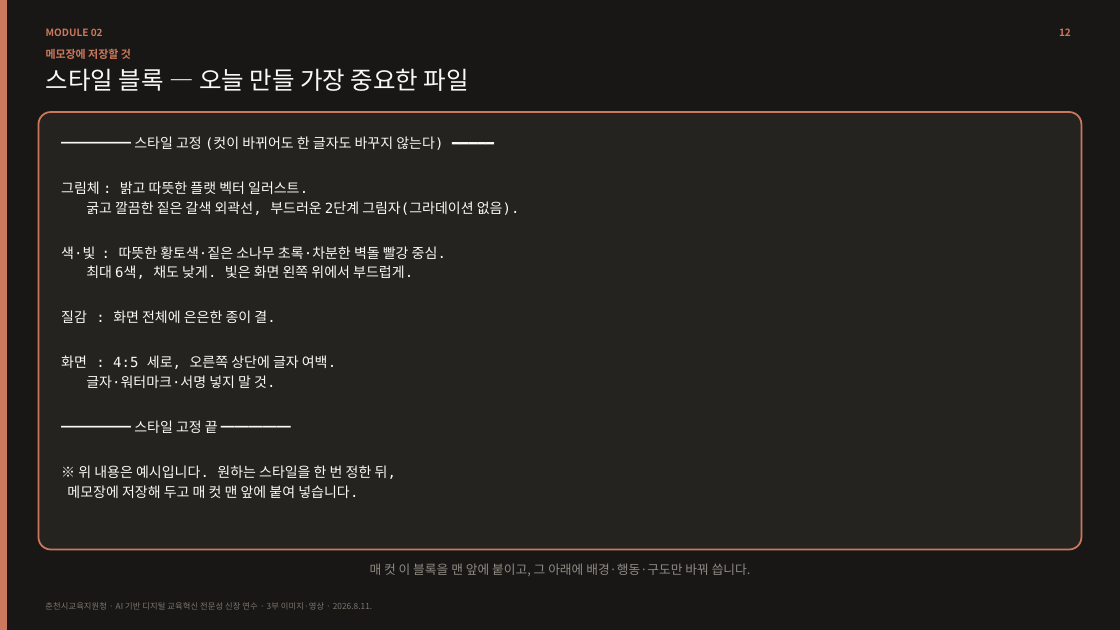
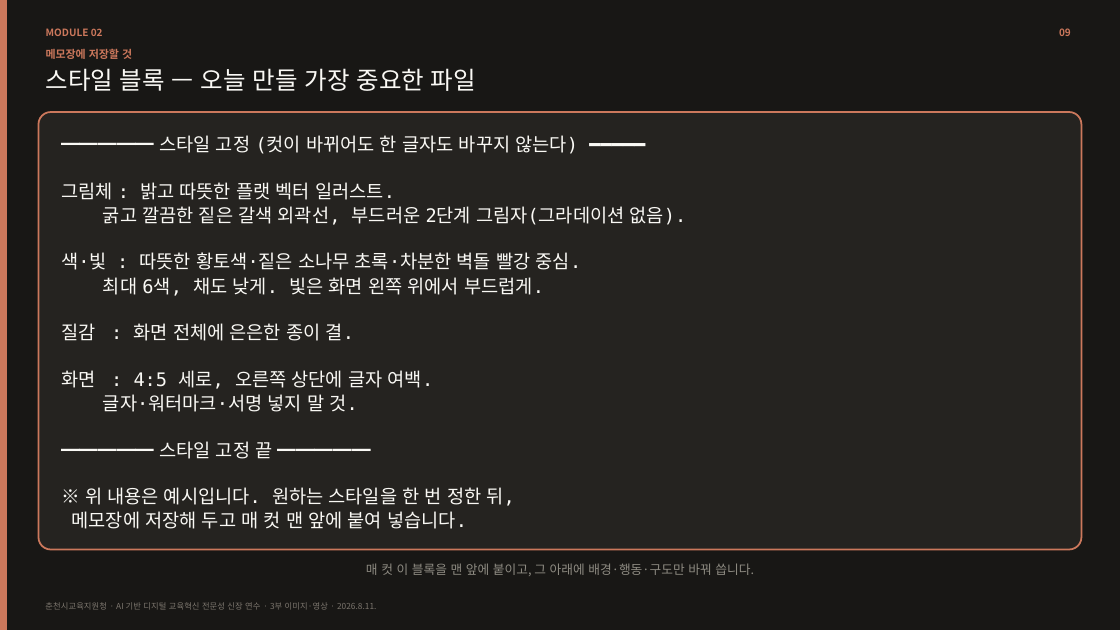
Before and after one commit to ksb6857/ai-training-260811, a slide deck: slide 9 of files/04_3_생성형AI_이미지영상편.pptx (slide 12 before the commit). Drawn at 1120x630 pixels with LibreOffice and Linux fonts; fonts in the diff are those of the drawing. Boxes give left, top, right and bottom in pixels: in the first picture for what was removed or moved away, otherwise in the second. Text is boxed around its words. In the diff, an @@ line names an element or a change of style, - is before the commit and + after.

```diff
--- a/files/04_3_생성형AI_이미지영상편.pptx
+++ b/files/04_3_생성형AI_이미지영상편.pptx
@@ text at (1059,28,1071,36): text changed @@
-12
+09
@@ text "━━━━━ 스타일 고정 (컷이 바뀌어도 ..." at (61,135,687,529): size 12 to 16 pt; line spacing 1.18 to 1.08 @@
```
Also in this commit, not shown: 23 other slides changed, 2 slides added, 16 slides removed, 7 other files.
